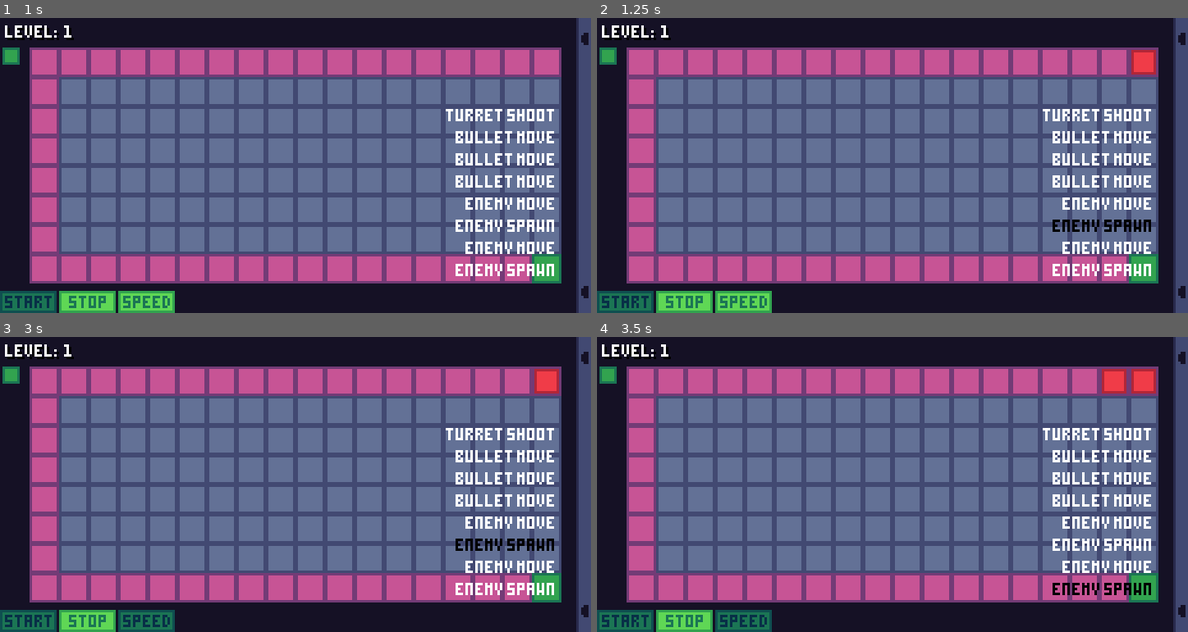
Above: before the commit, frames 1-4 (two rows, left to right).
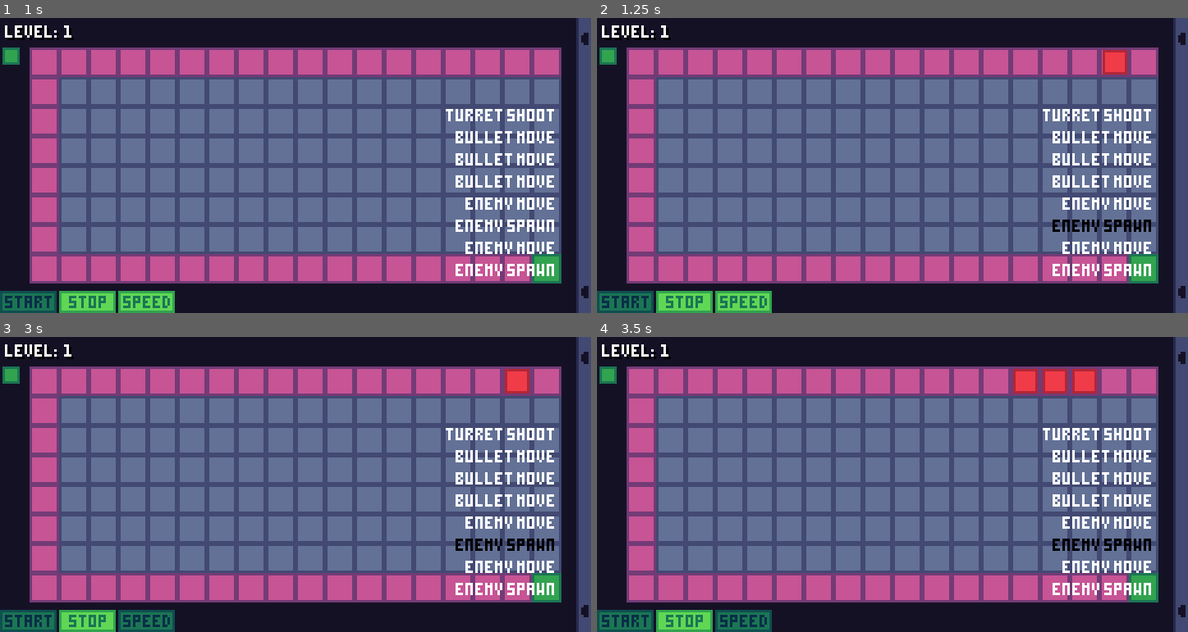
Above: after the commit, the same moments.

Repository: mariothedog/brackeys-game-jam
Game: Godot game, scene res://main/main.tscn
The game is run twice, just before and just after one commit, with the same random seed, the same clock (stepped at 60 frames per second) and the same inputs.
Inputs (mouse positions are in pixels of both pictures, inside the frame that each line leads up to):
- Up to frame 1 (1 s): click (29, 301) at 0.5 s
- Up to frame 2 (1.25 s): no input
- Up to frame 3 (3 s): click (88, 620) at 1.25 s; click (29, 620) at 2 s; click (147, 620) at 2.75 s
- Up to frame 4 (3.5 s): no input

Frame 1 is identical in both runs. In frame 2, 0.7% of the frame differs, in the area x 85-95%, y 10-20%; in frame 3, 0.7%; in frame 4, 2.5%, in the area x 70-95%, y 10-88%.

Commit message:
Merge enemy steps

Diff:
--- a/src/enemies/enemy.gd
+++ b/src/enemies/enemy.gd
@@ -10,11 +10,12 @@
 const AT_TARGET_THRESHOLD := 0.1
 const DAMAGE := 1
 
-var path: PoolVector2Array setget _set_path
+var path: Array setget _set_path
 
 var _path_length: int
 var _path_current_index := 0
 var _target_pos: Vector2
+var _target_points: PoolVector2Array
 
 
 func _ready() -> void:
@@ -30,14 +31,29 @@
 			emit_signal("reached_end_of_path")
 		return
 	var weight := min(MOVEMENT_RATE * delta * Global.step_speed, 1)
-	global_position = global_position.linear_interpolate(_target_pos, weight)
+	var new_pos_and_points = Util.lerp_through_points(
+		global_position, _target_pos, _target_points, weight
+	)
+	global_position = new_pos_and_points[0]
+	_target_points = new_pos_and_points[1]
 
 
-func update_position_along_path() -> void:
+func lerp_vec(a: Vector2, b: Vector2, w: float):
+	a.x += w * (b.x - a.x)
+	a.y += w * (b.y - a.y)
+	return a
+
+
+func update_position_along_path(num: int) -> void:
+	var old_path_index := _path_current_index
 	if _path_current_index + 1 == _path_length:
 		return
-	_path_current_index += 1
+	elif _path_current_index + num >= _path_length:
+		_path_current_index = _path_length - 1
+	else:
+		_path_current_index += num
 	_target_pos = path[_path_current_index]
+	_target_points = path.slice(old_path_index + 1, _path_current_index)
 	set_physics_process(true)
 
 
@@ -49,7 +65,7 @@
 	queue_free()
 
 
-func _set_path(value: PoolVector2Array) -> void:
+func _set_path(value: Array) -> void:
 	path = value
 	_path_length = len(path)
 	global_position = path[0]
--- a/src/main/enemies.gd
+++ b/src/main/enemies.gd
@@ -12,9 +12,9 @@
 var _num_paths: int
 
 
-func move_enemies() -> void:
+func move(num: int) -> void:
 	for enemy in get_children():
-		enemy.update_position_along_path()
+		enemy.update_position_along_path(num)
 
 
 func spawn_enemy() -> void:
--- a/src/main/steps/step_enemy_move.gd
+++ b/src/main/steps/step_enemy_move.gd
@@ -7,7 +7,11 @@
 
 
 func execute() -> void:
-	Global.enemies.move_enemies()
+	var step_index_and_num_merged: Array = StepManager.merge_steps(Global.steps, Global.step_index)
+	Global.step_index = step_index_and_num_merged[0]
+	var num_merged: int = step_index_and_num_merged[1]
+	Global.enemies.move(num_merged + 1)
+
 	var last_enemy := Global.enemies.get_last()
 # warning-ignore:return_value_discarded
 	last_enemy.connect("stopped_moving", self, "emit_signal", ["finished"], CONNECT_ONESHOT)
--- a/src/main/steps/step_enemy_spawn.gd
+++ b/src/main/steps/step_enemy_spawn.gd
@@ -14,4 +14,21 @@
 	Global.num_enemies_left -= 1
 	Global.current_enemy_group_size += 1
 	Global.enemies.spawn_enemy()
-	emit_signal("finished")
+
+	var next_step_index: int = StepManager.get_valid_step_index(
+		Global.steps, Global.step_index + 1, false
+	)
+	var next_step: Step = Global.steps[next_step_index]
+	if next_step is StepEnemyMove:
+		var step_index_and_num_skipped: Array = StepManager.merge_steps(
+			Global.steps, next_step_index
+		)
+		var num_merged: int = step_index_and_num_skipped[1]
+		Global.step_index = step_index_and_num_skipped[0]
+		Global.enemies.move(num_merged + 1)
+
+		var last_enemy := Global.enemies.get_last()
+# warning-ignore:return_value_discarded
+		last_enemy.connect("stopped_moving", self, "emit_signal", ["finished"], CONNECT_ONESHOT)
+	else:
+		emit_signal("finished")
--- a/src/misc-scripts/utility.gd
+++ b/src/misc-scripts/utility.gd
@@ -62,3 +62,25 @@
 	if not object.is_connected(object_signal, target, method):
 # warning-ignore:return_value_discarded
 		object.connect(object_signal, target, method, binds, flags)
+
+static func distance_between_manhattan(a: Vector2, b: Vector2) -> float:
+	return abs(b.x - a.x) + abs(b.y - a.y)
+
+static func lerp_through_points(from: Vector2, to: Vector2, points: PoolVector2Array, weight: float) -> Array:
+	# Returns [new position, points left over]
+	var new_pos := from
+	var dist := distance_between_manhattan(from, to)
+	var dist_to_move := dist * weight
+	var next_point := points[0]
+	var dist_to_next_point := distance_between_manhattan(from, next_point)
+	var ratio_to_next_point := dist_to_move / dist_to_next_point
+	while ratio_to_next_point >= 1:
+		dist_to_move -= dist_to_next_point
+		new_pos = next_point
+		points.remove(0)
+		next_point = points[0]
+		dist_to_next_point = distance_between_manhattan(new_pos, next_point)
+		ratio_to_next_point = dist_to_move / dist_to_next_point
+	if ratio_to_next_point < 1:
+		new_pos += ratio_to_next_point * (next_point - new_pos)
+	return [new_pos, points]
--- a/src/projectiles/bullet/bullet.gd
+++ b/src/projectiles/bullet/bullet.gd
@@ -18,7 +18,9 @@
 
 func _physics_process(delta: float) -> void:
 	if _is_moving:
-		if Util.is_vec2_equal_with_threshold(sprite.global_position, _target_pos, AT_TARGET_THRESHOLD):
+		if Util.is_vec2_equal_with_threshold(
+			sprite.global_position, _target_pos, AT_TARGET_THRESHOLD
+		):
 			_is_moving = false
 			cast_to = Vector2.ZERO
 			global_position = _target_pos
